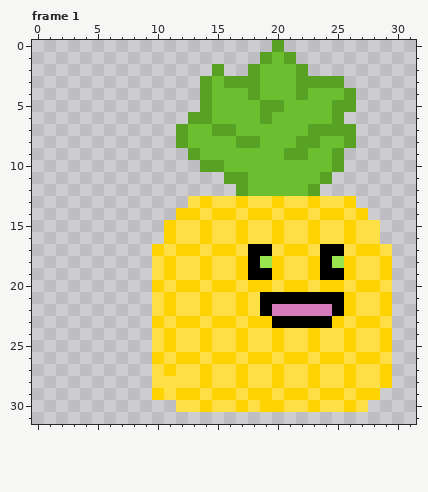
Pixel-art file, stored at Textures/Characters/Player2/Player_2.aseprite. Above, as it was before the edit.
32x32 pixels, 8 frames. Shown: frame 1. The old version is drawn lined up with the new one. The commit also changed other frames, which this record leaves out.
Once edited:
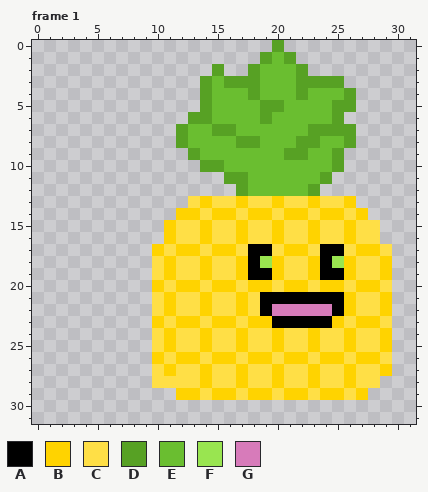
Palette (. is transparent): A #000000  B #ffd300  C #ffdf46  D #57a124  E #6abe30  F #99e550  G #d77bba
Change:
whole drawing moved by +1,+0 (the old picture is shown already moved)
--- frame 1
@@ x 0..31 @@
 27 ..........CBCCBCCBCCBCCBCCBCCB..
-28 ..........CCCCBCCBCCBCCBCCBCCB..
-29 ..........BCBBCBBCBBCBBCBBCBB...
-30 ............CCBCCBCBBCCBCCBC....
+28 ..........CCCCBCCBCCBCCBCCBCC...
+29 ............BBCBBCBBCBBCBBCB....
+30 ................................
 31 ................................
Boxes around the changes in both pictures, in picture pixels (x1, y1, x2, y2):
erased: (152, 376, 392, 412)
